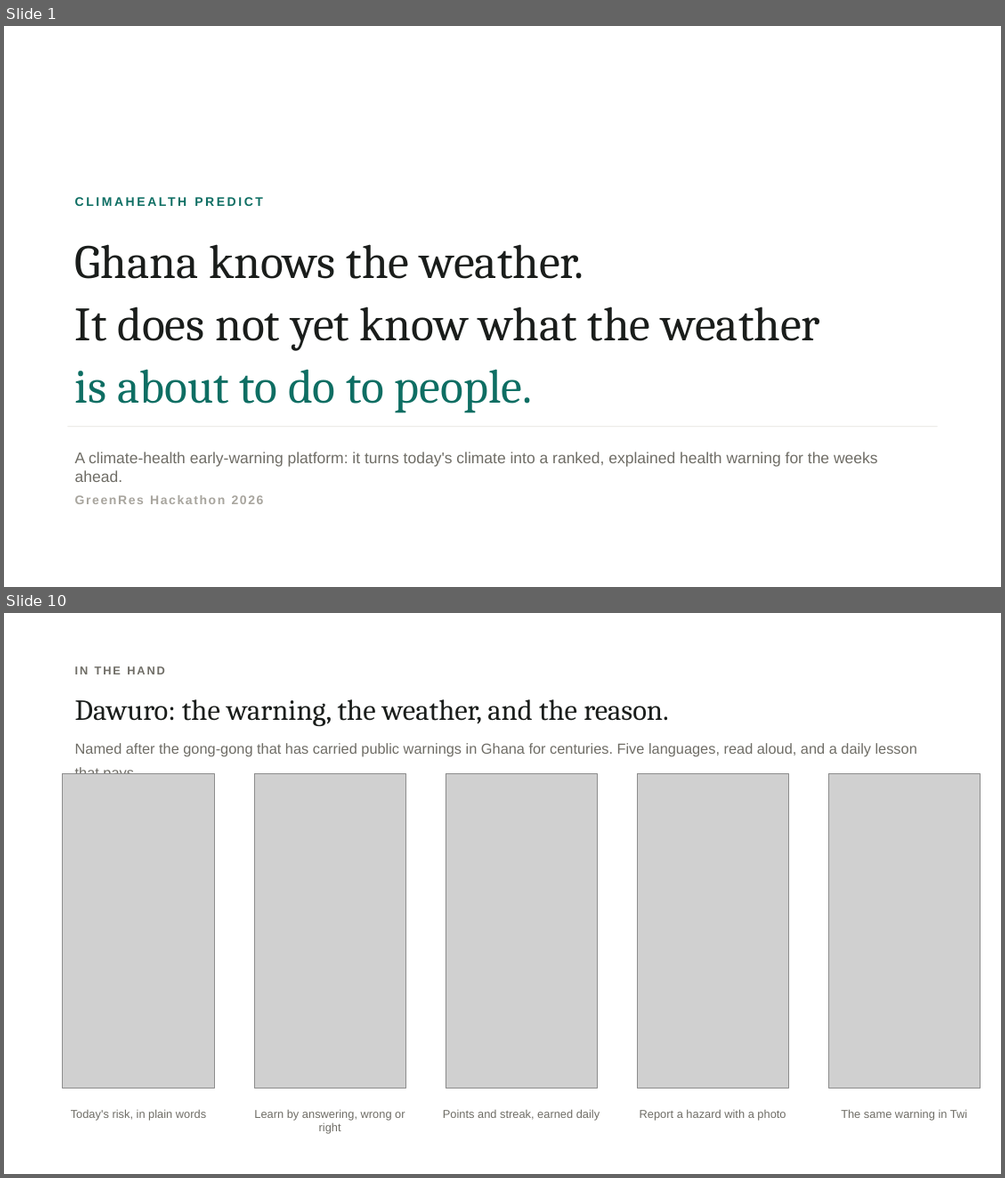
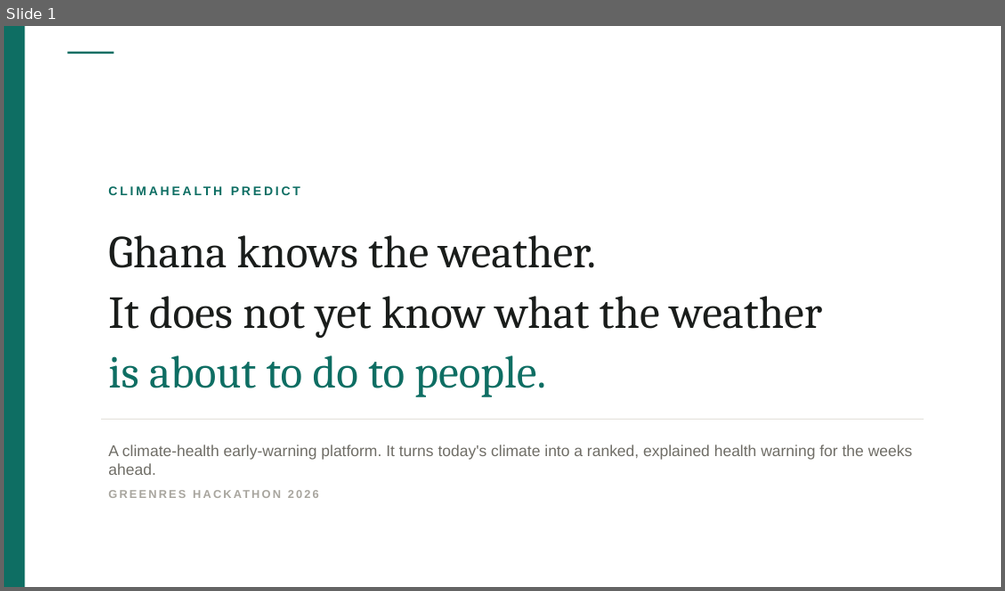
Before and after one commit to Joeboy77/ClimateHealth, a slide deck: deck/ClimaHealth-Predict.pptx. Shown one above the other, each under a label of ours: slides 1 and 10 before the commit, slide 1 after it; the slides between them are not shown. The pictures are 1005x1178 and 1005x591 pixels, drawn with LibreOffice and Linux fonts; fonts in the diff are those of the drawing; grey boxes stand for pictures. Boxes give left, top, right and bottom in pixels: in the first picture for what was removed or moved away, otherwise in the second. Text is boxed around its words. In the diff, an @@ line names an element or a change of style, - is before the commit and + after.

```diff
--- a/deck/ClimaHealth-Predict.pptx
+++ b/deck/ClimaHealth-Predict.pptx
@@ slide 10 removed at [4, 613, 1001, 1174], background #FFFFFF @@
@@ text removed at [75, 666, 165, 674] @@
-IN THE HAND
@@ text removed at [75, 699, 917, 757] @@
-Dawuro: the warning, the weather, and the reason.
-Named after the gong-gong that has carried public warnings in Ghana for centuries. Five languages, read aloud, and a daily lesson that pays.
@@ picture removed at [63, 774, 214, 1088] @@
@@ picture removed at [254, 774, 405, 1088] @@
@@ picture removed at [445, 774, 597, 1088] @@
@@ picture removed at [637, 774, 788, 1088] @@
@@ picture removed at [828, 774, 979, 1088] @@
@@ text removed at [71, 1109, 206, 1120] @@
-Today's risk, in plain words
@@ text removed at [254, 1109, 404, 1134] @@
-Learn by answering, wrong or right
@@ text removed at [443, 1109, 599, 1120] @@
-Points and streak, earned daily
@@ text removed at [639, 1109, 785, 1120] @@
-Report a hazard with a photo
@@ text removed at [841, 1109, 967, 1120] @@
-The same warning in Twi
@@ slide 1 changed as well @@
@@ rectangle added at [4, 26, 25, 587], fill #0E6E63 @@
@@ rectangle added at [67, 52, 114, 54], fill #0E6E63 @@
@@ text "CLIMAHEALTH PREDICT": place and size @@
-text "CLIMAHEALTH PREDICT" at [75, 244, 820, 403]
+text "CLIMAHEALTH PREDICT" at [108, 235, 822, 397]
@@ text "CLIMAHEALTH PREDICT" at [108, 235, 822, 397]: letter spacing 2.2 to 2.4 pt in "CLIMAHEALTH PREDICT"; size 46 to 44 pt in "Ghana knows the weather.", "It does not yet know what the ...", "is about to do to people."; more space between paragraphs; line spacing 1.05 to 1.06; less space between paragraphs @@
@@ rectangle: place and size @@
-rectangle at [67, 426, 938, 426]
+rectangle at [101, 418, 923, 419]
@@ text at [108, 444, 913, 475]: text changed @@
-A climate-health early-warning platform: it turns today's climate into a ranked, explained health warning for the weeks ahead.
-GreenRes Hackathon 2026
+A climate-health early-warning platform. It turns today's climate into a ranked, explained health warning for the weeks ahead.
+GREENRES HACKATHON 2026
```
Also in this commit, not shown: 8 other slides changed, 3 slides added, 9 other slides removed, 9 other files.
